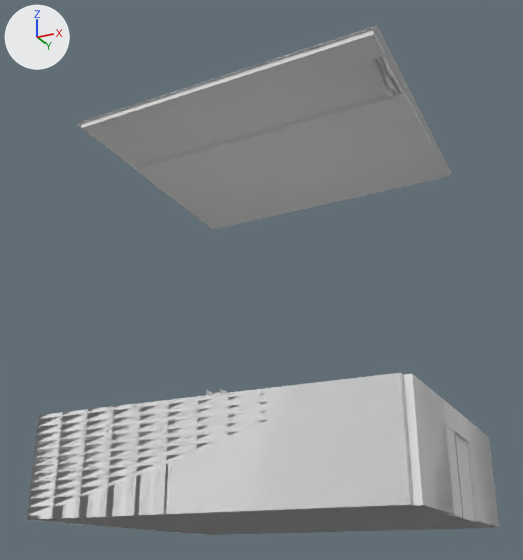
Two versions of the OBJ model Neon Brawlers Cyber Rebelion/Assets/3D FINISHED/Consultorio.obj, one commit apart.
The view is the same before and after, from a camera (50 mm lens) standing at (2283.0, -4902.0, -295.0) and looking at (-74.0, -187.0, 1826.0). Lighting does not change. The marker at upper left points along +X, +Y and +Z. The first picture is the older version. Where no turn or scale is listed for an object, it has been applied to the vertices. Vertices at exactly the same position are counted once.

The scene before the commit, as lines of its bpy script (objects in view):
```python
me_consultorio = bpy.data.meshes.new('Consultorio')
me_consultorio.from_pydata(...)  # 3425 vertices, 2706 faces; spans x -1304.0..1302.0, y -1171.0..1129.0, z 15.0..3076.0
# faces by material slot: [270, 1137, 1299]
me_consultorio.materials.append(mat_plane_4_sg)  # white #e7e7e7
me_consultorio.materials.append(mat_lambert3sg)  # white #e7e7e7
me_consultorio.materials.append(mat_initialshadinggroup)  # white #e7e7e7
ob_consultorio = bpy.data.objects.new('Consultorio', me_consultorio)
ob_consultorio.location = (0.0, 0.0, 0.0)
```
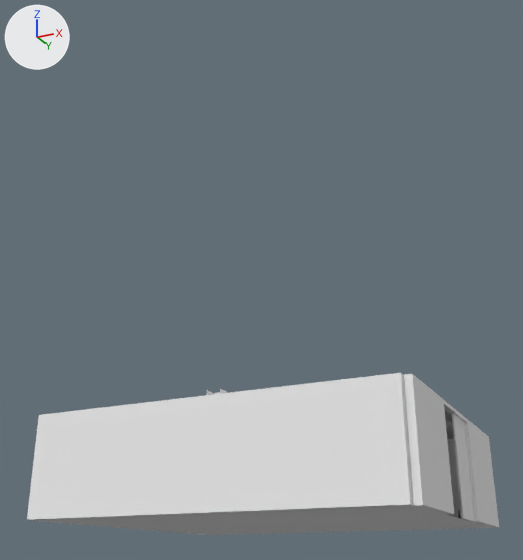
Pixel boxes (x1, y1, x2, y2) of what changed, in the pictures (523 x 560 px; the box of a moved part takes in the faces that stretch with it):
'Consultorio', reshaped (68% shorter)
    before: (27, 26, 499, 535)
    after: (27, 373, 499, 535)
part 1 of me_consultorio, moved or reshaped (not visible afterwards)
    before: (443, 399, 470, 442)
part 2 of me_consultorio, moved or reshaped (not visible afterwards)
    before: (454, 432, 463, 517)
part 3 of me_consultorio, deleted
    before: (27, 26, 462, 523)
part 4 of me_consultorio, reshaped
    before: (31, 424, 499, 535)

Edits to the bpy script that builds the scene:
```text
Change me_consultorio:
    used by ob_consultorio; location = (0.0, 0.0, 0.0)
    remove me_consultorio.from_pydata(...)  # 3425 vertices, 2706 faces; spans x -1304.0..1302.0, y -1171.0..1129.0, z 15.0..3076.0
    add me_consultorio.from_pydata(...)  # 3976 vertices, 3190 faces; spans x -1304.0..1302.0, y -1171.0..1129.0, z 0.0..744.0
    me_consultorio part 1: the loose piece of 16 vertices spanning x 1252.0..1302.0, y -424.0..279.0, z 540.0..699.0 is scaled about the mesh origin by (0.00738, 0.00732, 0.00958)
    me_consultorio part 2: the loose piece of 8 vertices spanning x 1290.0..1300.0, y -182.0..-177.0, z 19.0..553.0 is scaled about the mesh origin by (0.00732, 0.00732, 0.00796)
    me_consultorio part 3: 62 loose pieces with 1279 vertices, spanning x -1286.0..1302.0, y -1171.0..1081.0, z 15.0..3076.0, are deleted
    me_consultorio part 4: 51 vertices moved from x -756.0..377.0, y -662.0..657.0, z 22.0..178.0 to x -12.0..9.0, y -9.0..8.0, z 0.0..22.0; 603 vertices removed from x -1304.0..1302.0, y -1171.0..1129.0, z 19.0..699.0; 2067 vertices added at x -12.0..10.0, y -9.0..8.0, z 0.0..22.0
    other edits to the shape of me_consultorio do not show in these pictures
```
